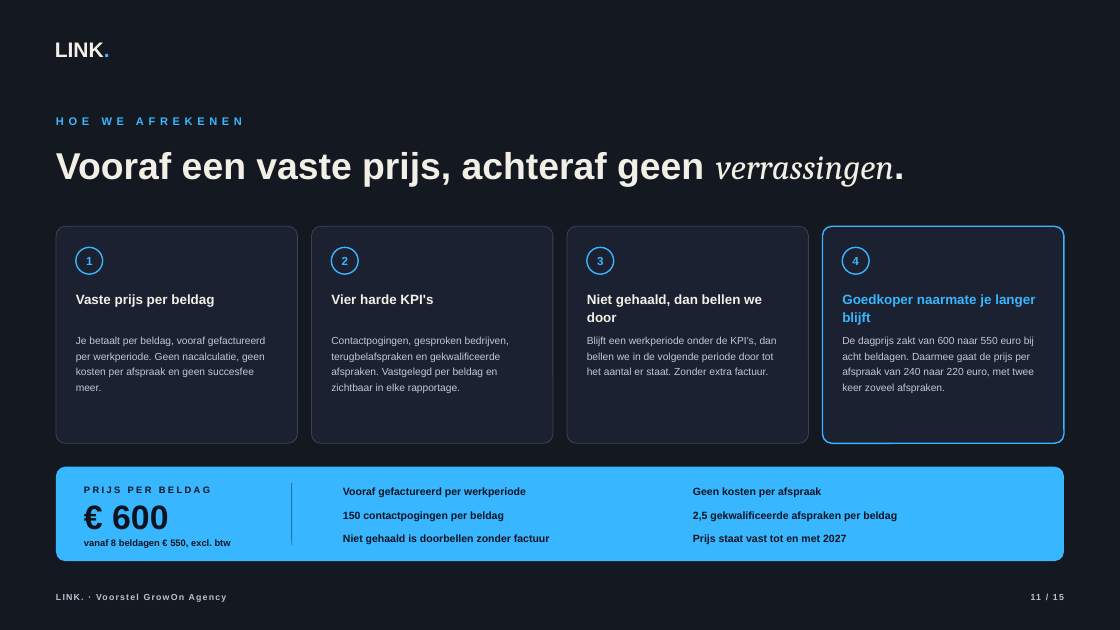
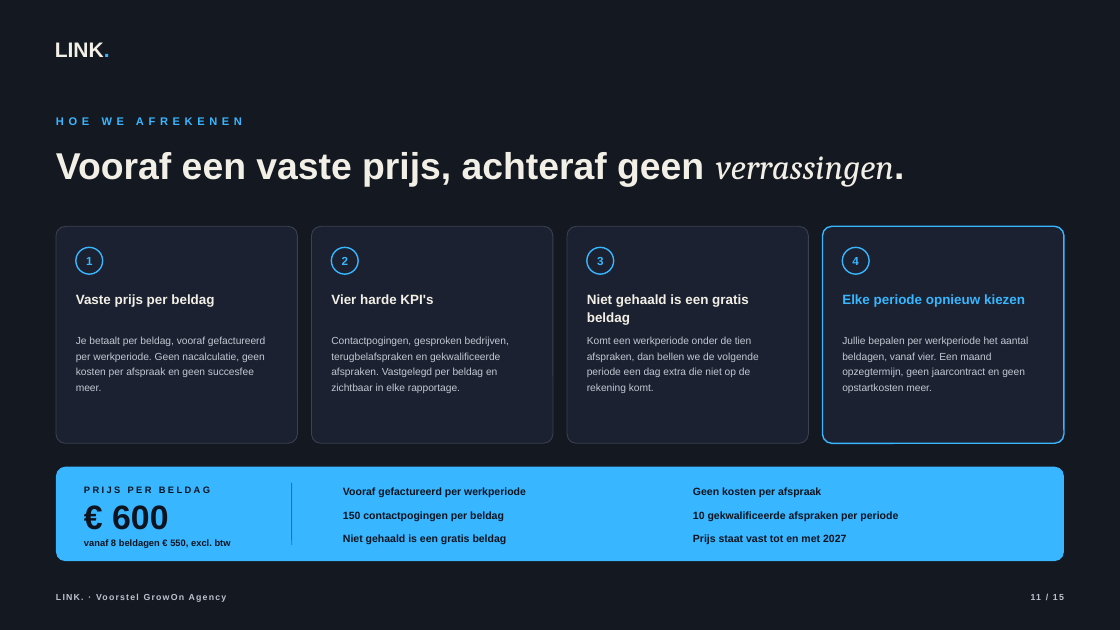
Before and after one commit to hens-lang/Test, a slide deck: slide 11 of output/LINK. voorstel GrowOn Agency.pptx. Drawn at 1120x630 pixels with LibreOffice and Linux fonts; fonts in the diff are those of the drawing; background and template pictures are left out. Boxes give left, top, right and bottom in pixels: in the first picture for what was removed or moved away, otherwise in the second. Text is boxed around its words. In the diff, an @@ line names an element or a change of style, - is before the commit and + after.

```diff
--- a/output/LINK. voorstel GrowOn Agency.pptx
+++ b/output/LINK. voorstel GrowOn Agency.pptx
@@ text at <box>587,294,749,325</box>: text changed @@
-Niet gehaald, dan bellen we door
+Niet gehaald is een gratis beldag
@@ text at <box>842,294,1025,307</box>: text changed @@
-Goedkoper naarmate je langer blijft
+Elke periode opnieuw kiezen
@@ text at <box>587,336,758,393</box>: text changed @@
-Blijft een werkperiode onder de KPI's, dan bellen we in de volgende periode door tot het aantal er staat. Zonder extra factuur.
+Komt een werkperiode onder de tien afspraken, dan bellen we de volgende periode een dag extra die niet op de rekening komt.
@@ text at <box>842,336,1029,393</box>: text changed @@
-De dagprijs zakt van 600 naar 550 euro bij acht beldagen. Daarmee gaat de prijs per afspraak van 240 naar 220 euro, met twee keer zoveel afspraken.
+Jullie bepalen per werkperiode het aantal beldagen, vanaf vier. Een maand opzegtermijn, geen jaarcontract en geen opstartkosten meer.
@@ text at <box>343,534,507,544</box>: text changed @@
-Niet gehaald is doorbellen zonder factuur
+Niet gehaald is een gratis beldag
@@ text at <box>693,511,898,521</box>: text changed @@
-2,5 gekwalificeerde afspraken per beldag
+10 gekwalificeerde afspraken per periode
```
Also in this commit, not shown: 4 other slides changed, 8 other files.
